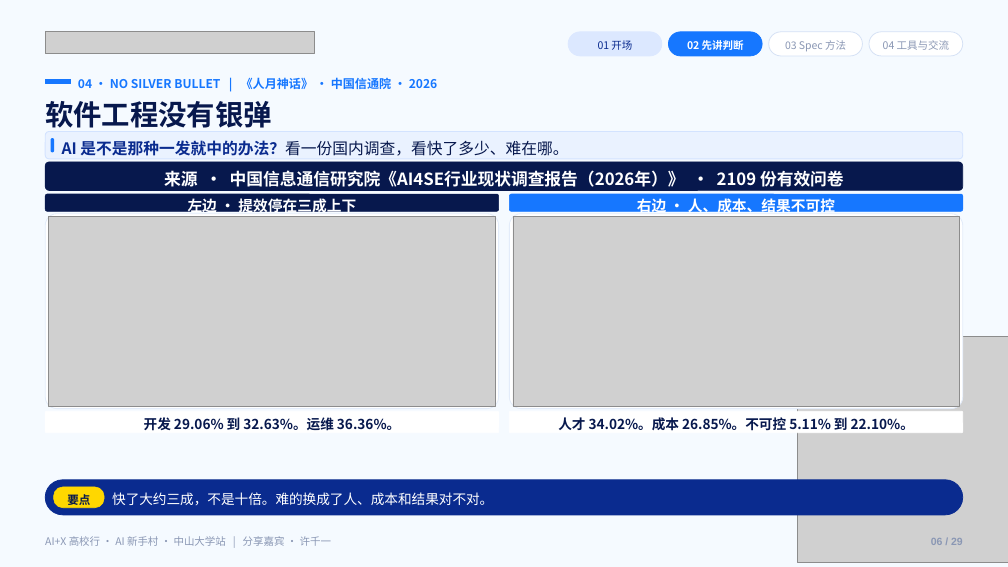
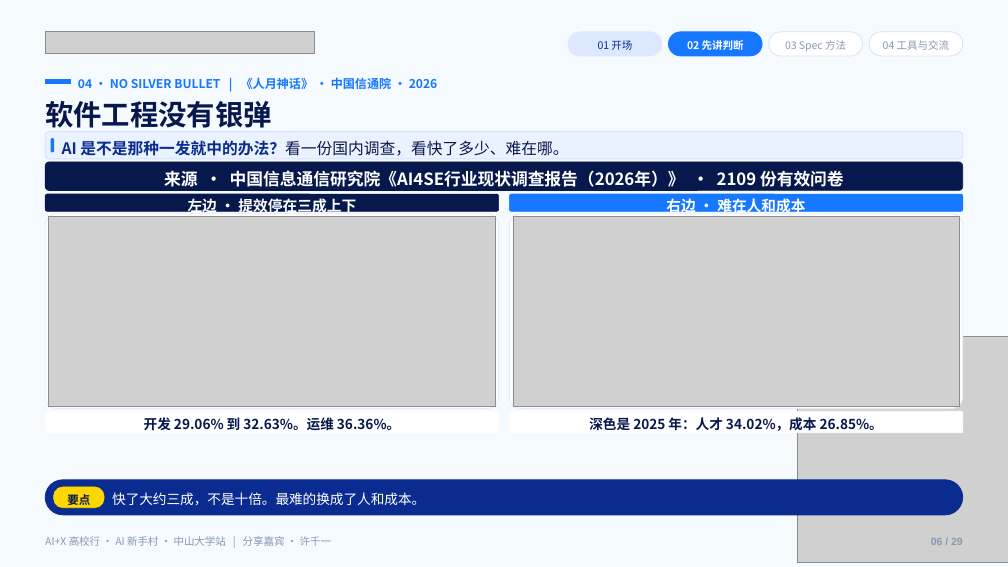
Before and after one commit to Frocir/aix-talk, a slide deck: slide 6 of aix-talk-26pages.pptx. Drawn at 1008x567 pixels with LibreOffice and Linux fonts; fonts in the diff are those of the drawing; grey boxes stand for pictures. Boxes give left, top, right and bottom in pixels: in the first picture for what was removed or moved away, otherwise in the second. Text is boxed around its words. In the diff, an @@ line names an element or a change of style, - is before the commit and + after.

```diff
--- a/aix-talk-26pages.pptx
+++ b/aix-talk-26pages.pptx
@@ text at (666,196,805,215): text changed @@
-右边 · 人、成本、结果不可控
+右边 · 难在人和成本
@@ text at (589,417,883,434): text changed @@
-人才 34.02%。成本 26.85%。不可控 5.11% 到 22.10%。
+深色是 2025 年：人才 34.02%，成本 26.85%。
@@ text at (112,492,425,505): text changed @@
-快了大约三成，不是十倍。难的换成了人、成本和结果对不对。
+快了大约三成，不是十倍。最难的换成了人和成本。
```
Also in this commit, not shown: 5 other slides changed, 2 other files.
